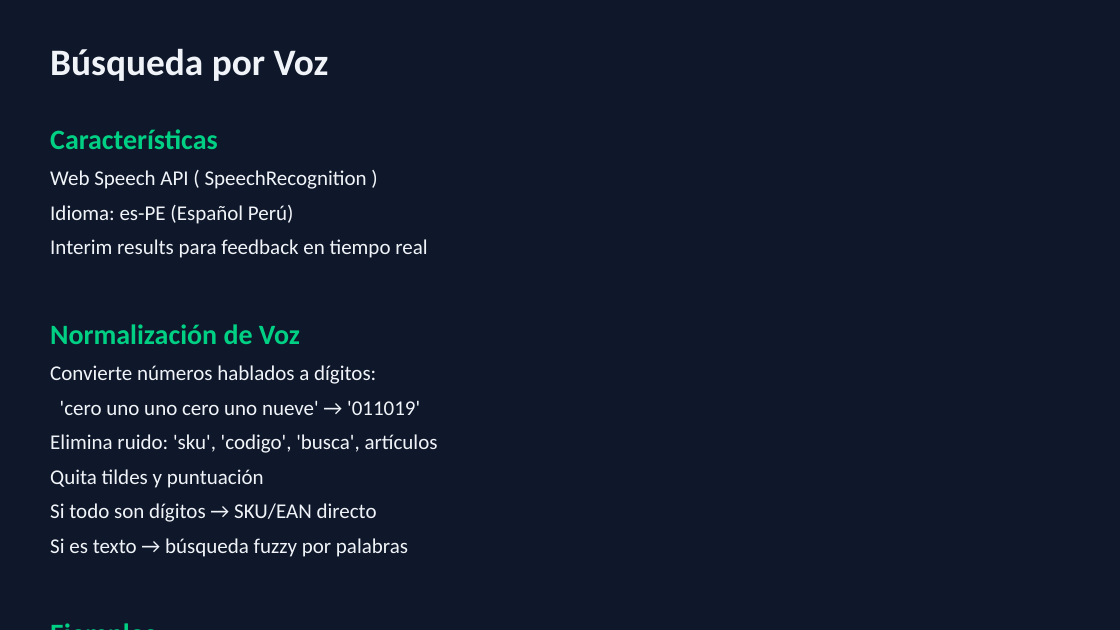
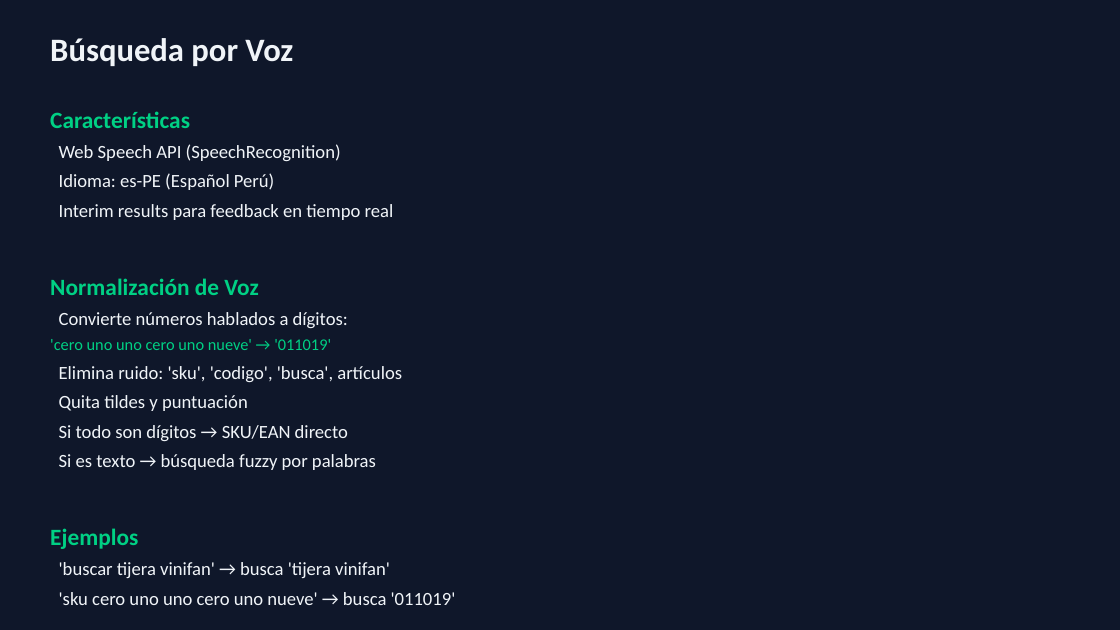
Before and after one commit to carloscus/g360-stock-reporter, a slide deck: slide 14 of StockPulse_Manual_Tecnico.pptx. Drawn at 1120x630 pixels with LibreOffice and Linux fonts; fonts in the diff are those of the drawing. Boxes give left, top, right and bottom in pixels: in the first picture for what was removed or moved away, otherwise in the second. Text is boxed around its words. In the diff, an @@ line names an element or a change of style, - is before the commit and + after.

```diff
--- a/StockPulse_Manual_Tecnico.pptx
+++ b/StockPulse_Manual_Tecnico.pptx
@@ text "Búsqueda por Voz": place and size @@
-text "Búsqueda por Voz" at <box>50,48,329,81</box>
+text "Búsqueda por Voz" at <box>50,38,293,66</box>
@@ text "Búsqueda por Voz" at <box>50,38,293,66</box>: size 32 to 28 pt @@
@@ text "Características": place and size @@
-text "Características" at <box>50,129,438,557</box>
+text "Características" at <box>50,111,456,605</box>
@@ text at <box>50,111,456,605</box>: size 24 to 20 pt in "Características", "Normalización de Voz", "Ejemplos"; size 18 to 16 pt in "Idioma: es-PE (Español Perú)", "Interim results para feedback en tiempo real", "Convierte números hablados a dígitos:", "Elimina ruido: 'sku', 'codigo', 'busca', artículos" and 5 more places; size 18 to 14 pt, text colour #F0F4F8 to #00D084 in "'cero uno uno cero uno nueve' → ..."; less space between paragraphs @@
@@ text at <box>59,144,341,161</box>: text changed; size 18 to 16 pt @@
-Web Speech API ( SpeechRecognition )
+Web Speech API (SpeechRecognition)
```
Also in this commit, not shown: 25 other slides changed.
